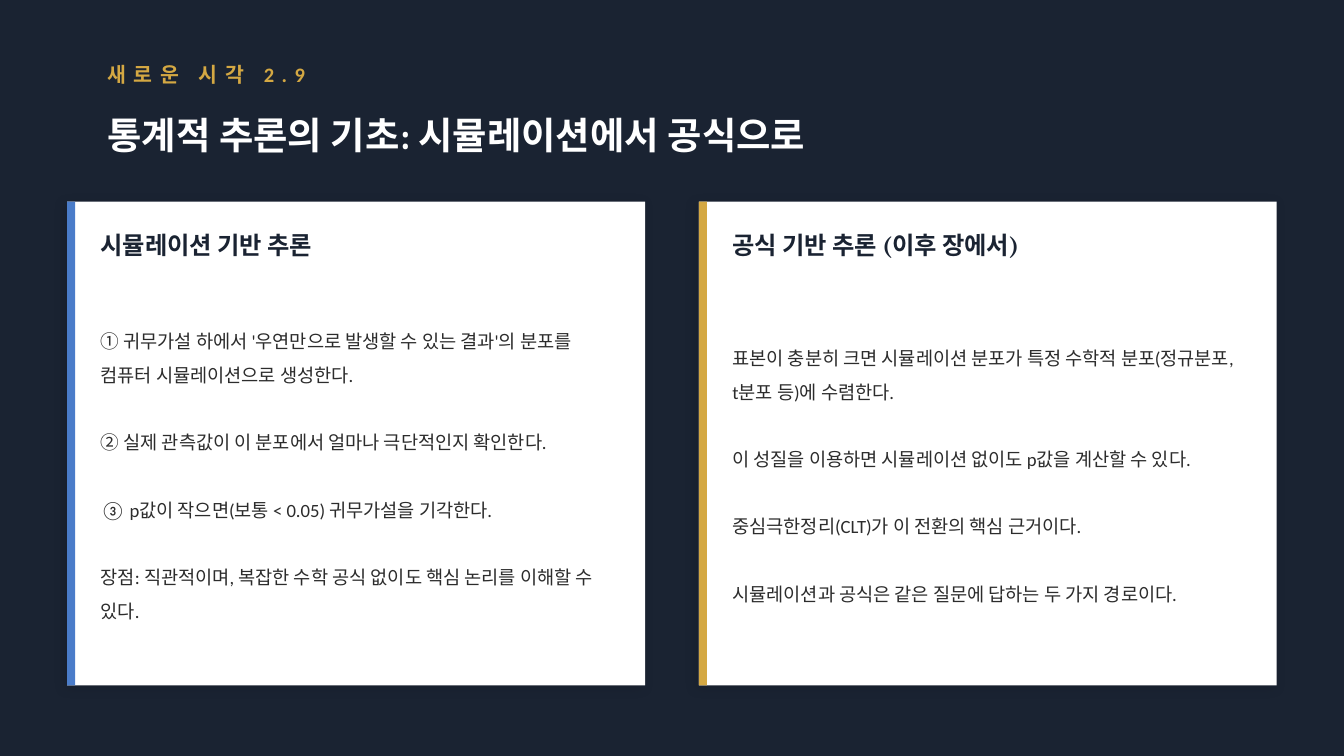
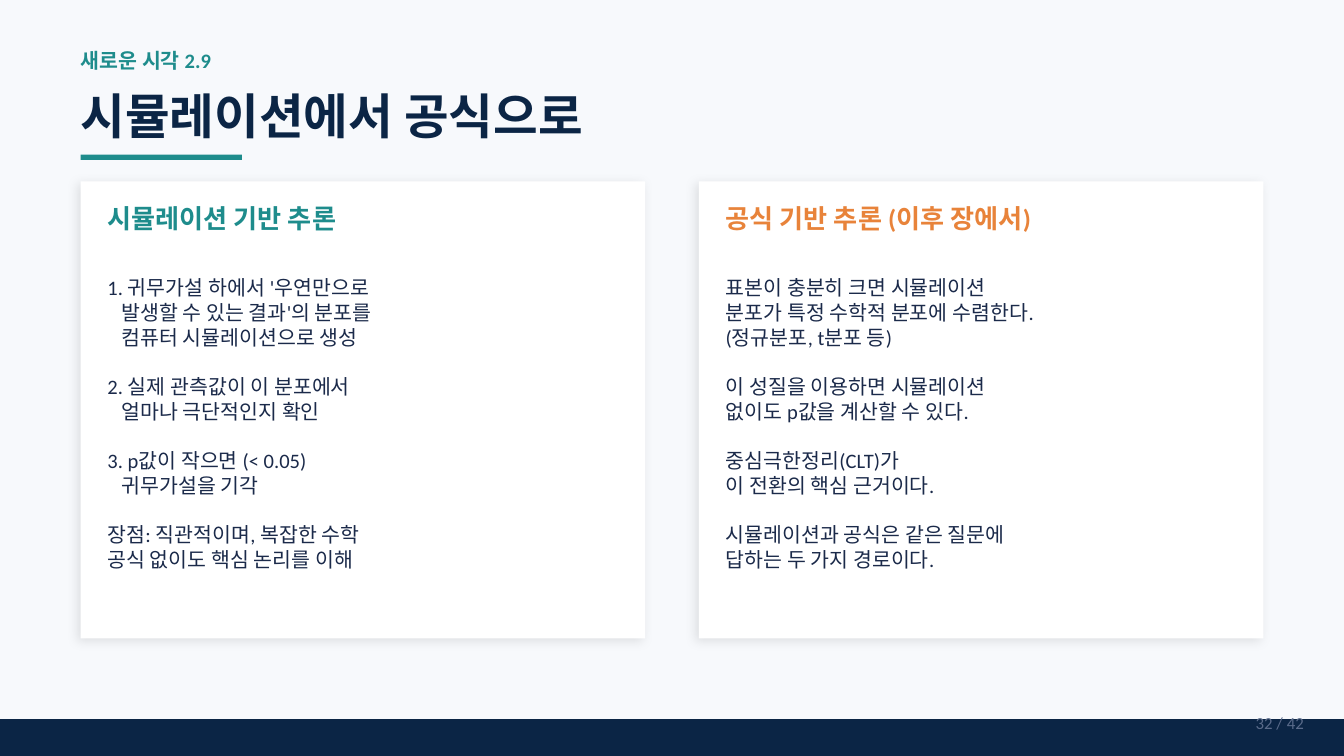
Before and after one commit to leina99-lab/classes, a slide deck: slide 32 of statistics_and_society/Chapter_02_1_Summarizing_Data.pptx (slide 16 before the commit). Drawn at 1344x756 pixels with LibreOffice and Linux fonts; fonts in the diff are those of the drawing. Boxes give left, top, right and bottom in pixels: in the first picture for what was removed or moved away, otherwise in the second. Text is boxed around its words. In the diff, an @@ line names an element or a change of style, - is before the commit and + after.

```diff
--- a/statistics_and_society/Chapter_02_1_Summarizing_Data.pptx
+++ b/statistics_and_society/Chapter_02_1_Summarizing_Data.pptx
@@ background #1A2332 to #F7F9FC @@
@@ text "새로운 시각 2.9": place and size @@
-text "새로운 시각 2.9" at (107,64,305,84)
+text "새로운 시각 2.9" at (81,50,211,70)
@@ text "새로운 시각 2.9" at (81,50,211,70): text colour #D4A843 to #1E8C8C, letter spacing 4 to 0 pt @@
@@ text at (81,93,583,139): text changed; size 20 to 26 pt; text colour #FFFFFF to #0B2545 @@
-통계적 추론의 기초: 시뮬레이션에서 공식으로
+시뮬레이션에서 공식으로
@@ rectangle added at (81,155,242,160), fill #1E8C8C @@
@@ rectangle removed at (67,202,75,685) @@
@@ rectangle: place and size @@
-rectangle at (67,202,645,685)
+rectangle at (81,181,645,638)
@@ text "시뮬레이션 기반 추론": place and size @@
-text "시뮬레이션 기반 추론" at (101,233,313,257)
+text "시뮬레이션 기반 추론" at (107,206,336,231)
@@ text "시뮬레이션 기반 추론" at (107,206,336,231): size 13 to 14 pt, font Cambria to Calibri, text colour #1A2332 to #1E8C8C @@
@@ rectangle: place and size @@
-rectangle at (699,202,1277,685)
+rectangle at (699,181,1263,638)
@@ rectangle removed at (699,202,707,685) @@
@@ text "공식 기반 추론 (이후 장에서)": place and size @@
-text "공식 기반 추론 (이후 장에서)" at (732,233,1019,258)
+text "공식 기반 추론 (이후 장에서)" at (726,206,1031,232)
@@ text "공식 기반 추론 (이후 장에서)" at (726,206,1031,232): size 13 to 14 pt, font Cambria to Calibri, text colour #1A2332 to #E8833A @@
@@ text at (107,278,372,569): text changed; size 10 to 11 pt; text colour #2C2C2C to #1B2A4A @@
-① 귀무가설 하에서 '우연만으로 발생할 수 있는 결과'의 분포를 컴퓨터 시뮬레이션으로 생성한다.
-② 실제 관측값이 이 분포에서 얼마나 극단적인지 확인한다.
-③ p값이 작으면(보통 < 0.05) 귀무가설을 기각한다.
-장점: 직관적이며, 복잡한 수학 공식 없이도 핵심 논리를 이해할 수 있다.
+1. 귀무가설 하에서 '우연만으로
+발생할 수 있는 결과'의 분포를
+컴퓨터 시뮬레이션으로 생성
+2. 실제 관측값이 이 분포에서
+얼마나 극단적인지 확인
+3. p값이 작으면 (< 0.05)
+귀무가설을 기각
+장점: 직관적이며, 복잡한 수학
+공식 없이도 핵심 논리를 이해
@@ text at (726,278,1033,569): text changed; size 10 to 11 pt; text colour #2C2C2C to #1B2A4A @@
-표본이 충분히 크면 시뮬레이션 분포가 특정 수학적 분포(정규분포, t분포 등)에 수렴한다.
-이 성질을 이용하면 시뮬레이션 없이도 p값을 계산할 수 있다.
-중심극한정리(CLT)가 이 전환의 핵심 근거이다.
-시뮬레이션과 공식은 같은 질문에 답하는 두 가지 경로이다.
+표본이 충분히 크면 시뮬레이션
+분포가 특정 수학적 분포에 수렴한다.
+(정규분포, t분포 등)
+이 성질을 이용하면 시뮬레이션
+없이도 p값을 계산할 수 있다.
+중심극한정리(CLT)가
+이 전환의 핵심 근거이다.
+시뮬레이션과 공식은 같은 질문에
+답하는 두 가지 경로이다.
@@ rectangle added at (0,719,1344,756), fill #0B2545 @@
@@ text added at (1256,715,1304,729), 9 pt, text #5A6B8A @@
+32 / 42
```
Also in this commit, not shown: 13 other slides changed, 28 slides added, 4 slides removed, 1 other file.
